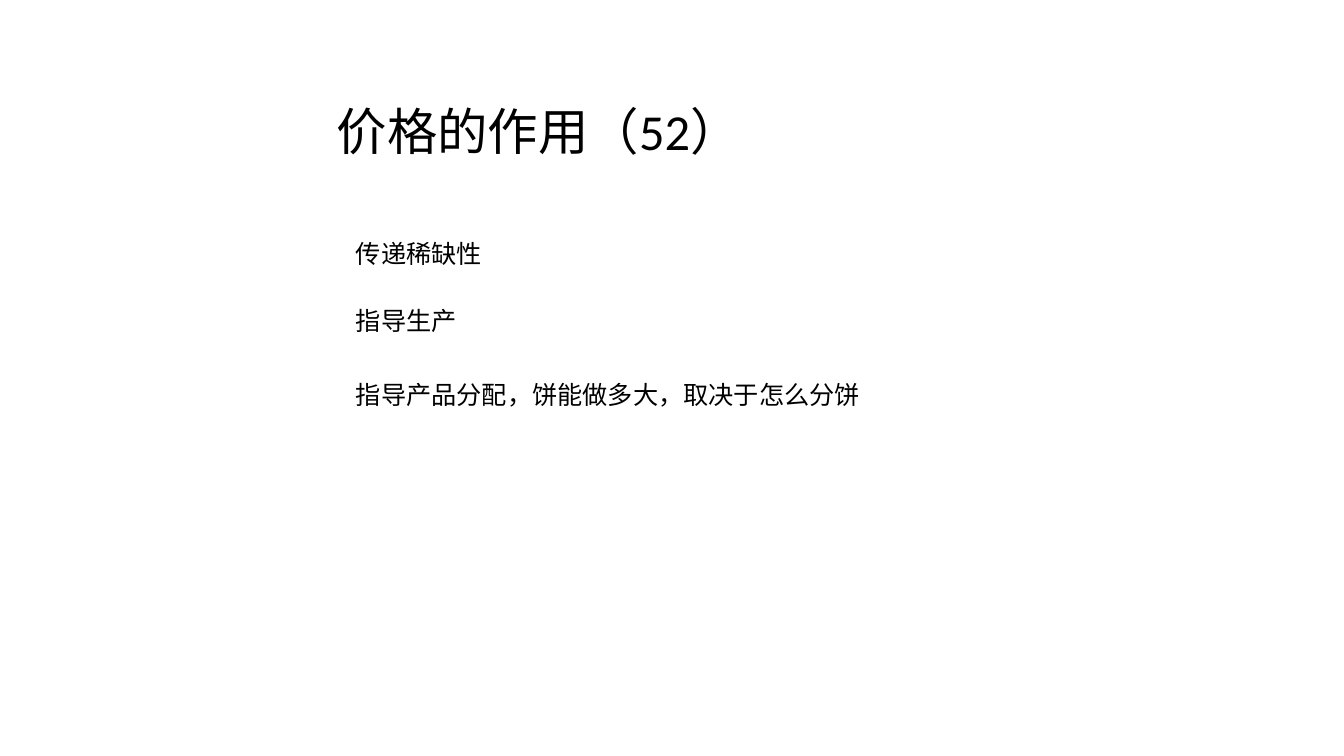
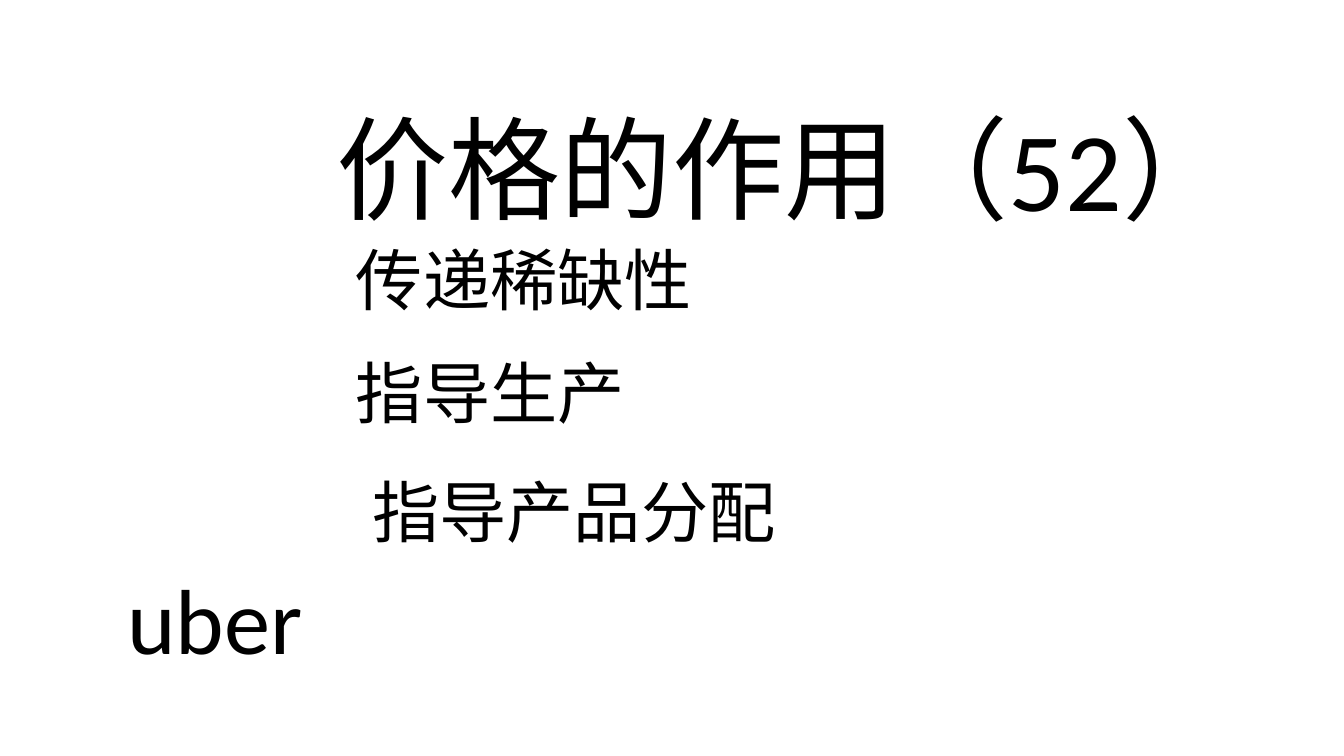
Before and after one commit to FredJiangFei/MyDocuments, a slide deck: slide 31 of 火车票/火车票.pptx (slide 41 before the commit). Drawn at 1344x756 pixels with LibreOffice and Linux fonts; fonts in the diff are those of the drawing. Boxes give left, top, right and bottom in pixels: in the first picture for what was removed or moved away, otherwise in the second. Text is boxed around its words. In the diff, an @@ line names an element or a change of style, - is before the commit and + after.

```diff
--- a/火车票/火车票.pptx
+++ b/火车票/火车票.pptx
@@ text "价格的作用（52）" at [337, 115, 1235, 222]: size 36 to 80 pt @@
@@ text "传递稀缺性" at [356, 248, 692, 311]: size 18 to 48 pt @@
@@ text "指导生产" at [356, 361, 625, 424]: size 18 to 48 pt @@
@@ text "指导生产": place and size @@
-text "指导生产" at [356, 308, 457, 332]
+text "指导生产" at [356, 361, 625, 424]
@@ text at [372, 480, 775, 543]: text changed; size 18 to 48 pt @@
-指导产品分配，饼能做多大，取决于怎么分饼
+指导产品分配
@@ text added at [127, 590, 302, 655], 66 pt, text #000000 @@
+uber
```
Also in this commit, not shown: 8 other slides changed, 3 slides added, 6 slides removed, 3 other files.
